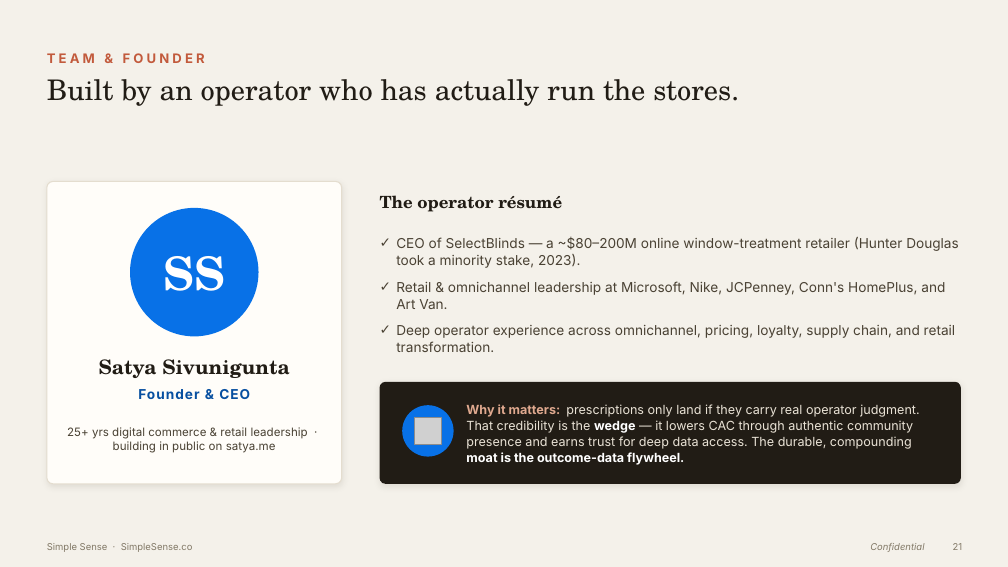
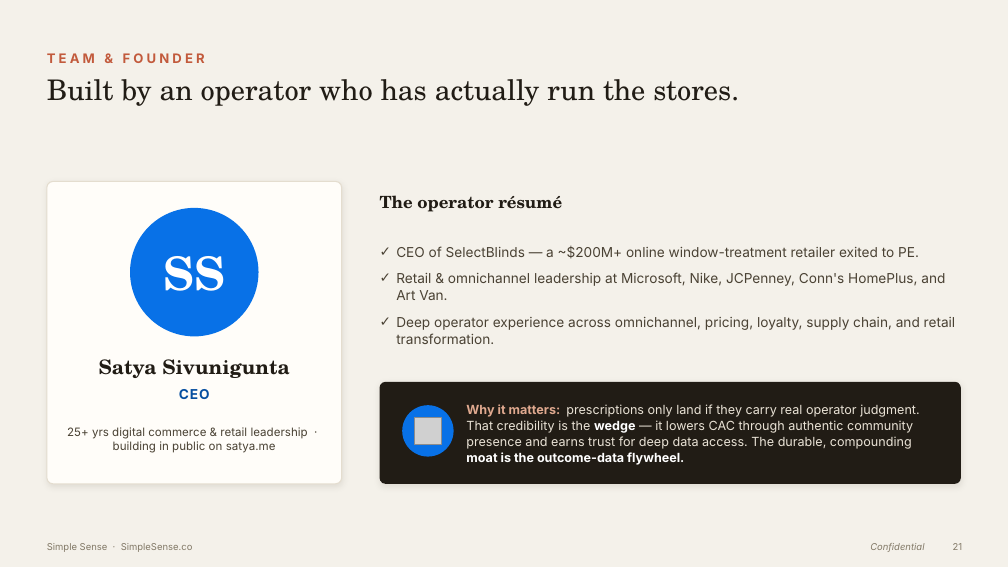
Before and after one commit to simplesense/simplesense.co, a slide deck: slide 21 of Simple_Sense_Investor_Deck.pptx. Drawn at 1008x567 pixels with LibreOffice and Linux fonts; fonts in the diff are those of the drawing; grey boxes stand for pictures. Boxes give left, top, right and bottom in pixels: in the first picture for what was removed or moved away, otherwise in the second. Text is boxed around its words. In the diff, an @@ line names an element or a change of style, - is before the commit and + after.

```diff
--- a/Simple_Sense_Investor_Deck.pptx
+++ b/Simple_Sense_Investor_Deck.pptx
@@ text at bbox=[396, 246, 919, 259]: text changed @@
-✓ CEO of SelectBlinds — a ~$80–200M online window-treatment retailer (Hunter Douglas took a minority stake, 2023).
+✓ CEO of SelectBlinds — a ~$200M+ online window-treatment retailer exited to PE.
@@ text at bbox=[179, 389, 210, 399]: text changed @@
-Founder & CEO
+CEO
```
Also in this commit, not shown: 11 other files.
